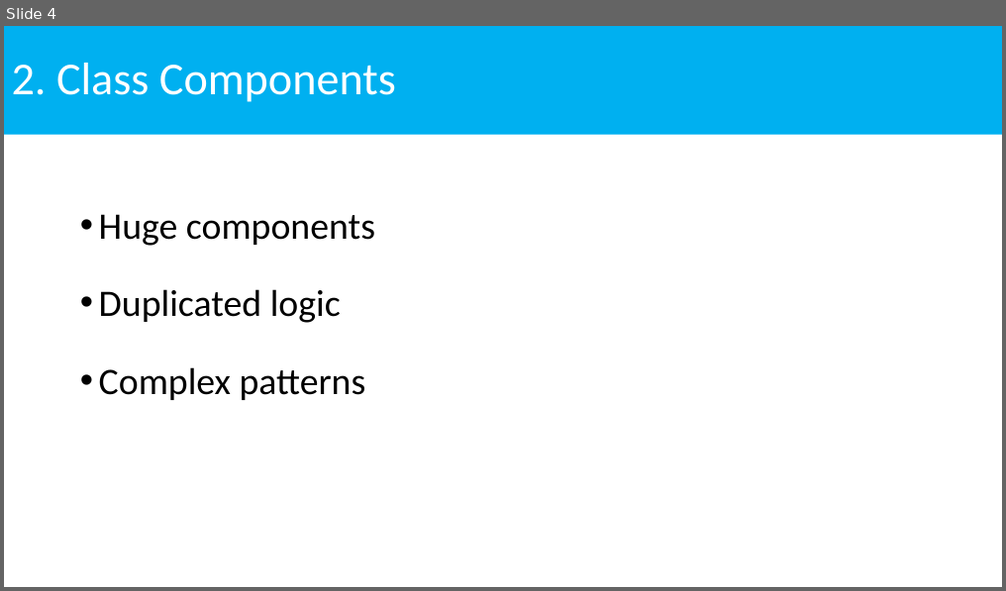
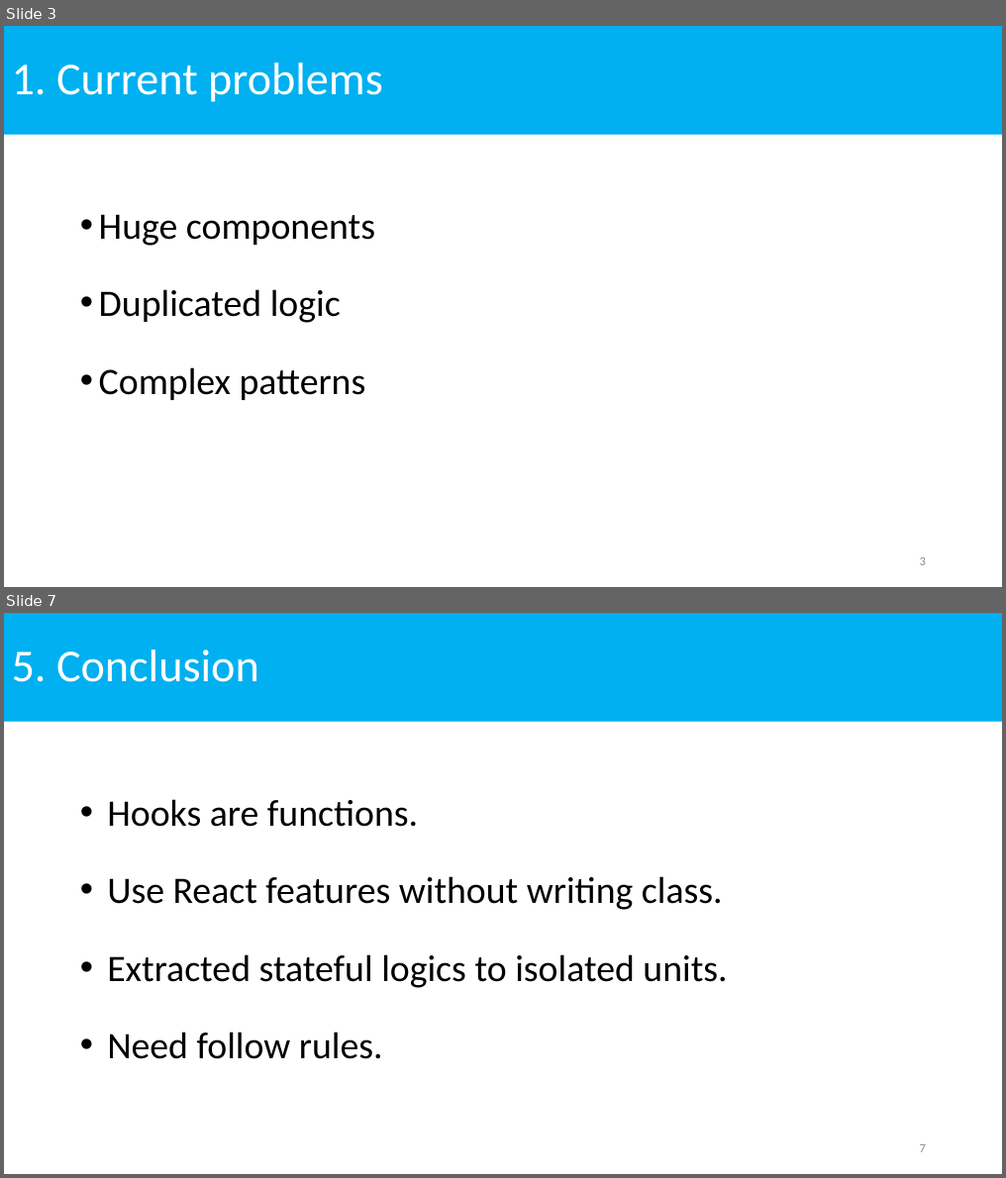
Before and after one commit to NhanHoang8195/react-hook-demo, a slide deck: ReactHooks.pptx. Shown one above the other, each under a label of ours: slide 4 before the commit, slides 3 and 7 after it; the slides between them are not shown. The pictures are 1006x591 and 1006x1178 pixels, drawn with LibreOffice and Linux fonts; fonts in the diff are those of the drawing. Boxes give left, top, right and bottom in pixels: in the first picture for what was removed or moved away, otherwise in the second. Text is boxed around its words. In the diff, an @@ line names an element or a change of style, - is before the commit and + after.

```diff
--- a/ReactHooks.pptx
+++ b/ReactHooks.pptx
@@ slide 7 added at (x1=4, y1=613, x2=1002, y2=1174), background #FFFFFF @@
@@ title added at (x1=4, y1=613, x2=1002, y2=722), fill #00B0F0, 44 pt, text #FFFFFF @@
+5. Conclusion
@@ text added at (x1=107, y1=799, x2=727, y2=1059), 36 pt, text #000000 @@
+• Hooks are functions.
+• Use React features without writing class.
+• Extracted stateful logics to isolated units.
+• Need follow rules.
@@ page number added at (x1=920, y1=1145, x2=926, y2=1153), 12 pt, text #8C8C8C @@
+7
@@ what was slide 4 is now slide 3 @@
@@ slide 3 changed as well @@
@@ title at (x1=12, y1=63, x2=383, y2=102): text changed @@
-2. Class Components
+1. Current problems
@@ page number added at (x1=920, y1=558, x2=926, y2=566), 12 pt, text #8C8C8C @@
+3
```
Also in this commit, not shown: 4 other slides changed, 3 other slides added, 5 slides removed, 8 other files.
